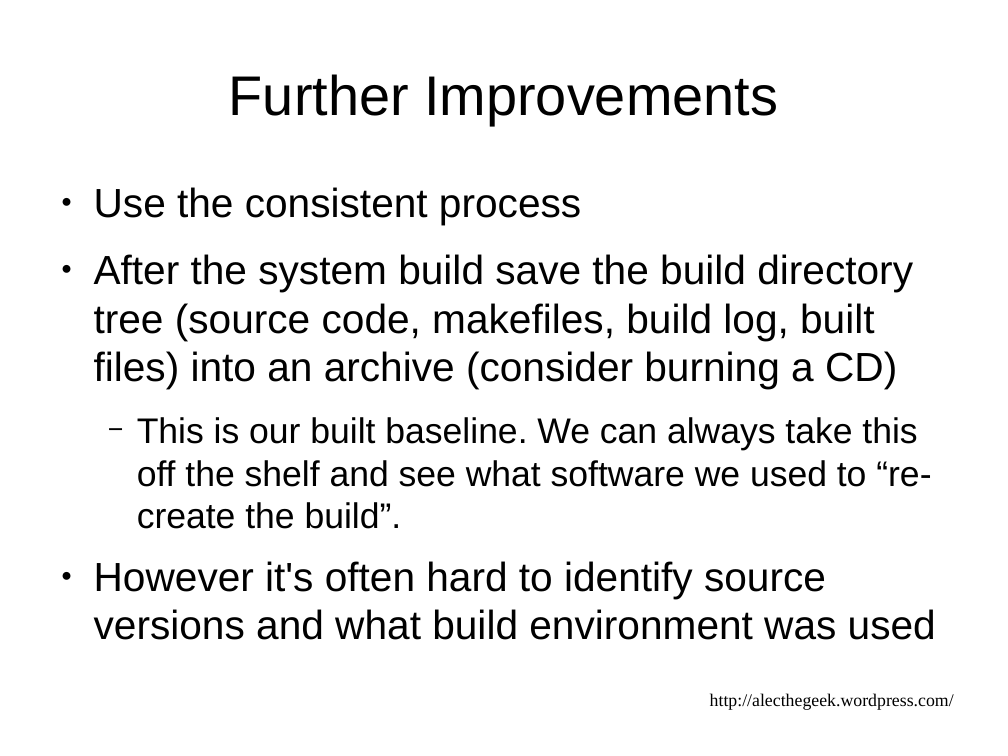
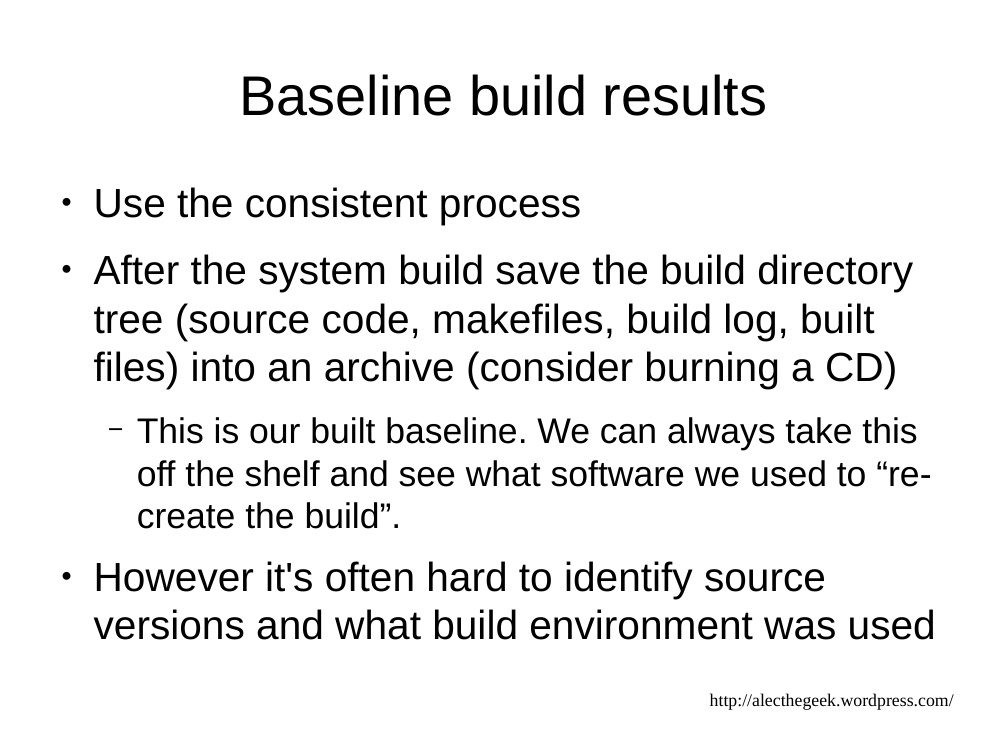
Before and after one commit to alecthegeek/gitbuilding, a slide deck: slide 13 of DevOpsDownUnderPresentation.odp (slide 10 before the commit). Drawn at 1008x756 pixels with LibreOffice and Linux fonts; fonts in the diff are those of the drawing. Boxes give left, top, right and bottom in pixels: in the first picture for what was removed or moved away, otherwise in the second. Text is boxed around its words. In the diff, an @@ line names an element or a change of style, - is before the commit and + after.

```diff
--- a/DevOpsDownUnderPresentation.odp
+++ b/DevOpsDownUnderPresentation.odp
@@ title at [240, 74, 767, 116]: text changed @@
-Further Improvements
+Baseline build results
```
Also in this commit, not shown: 16 other slides changed, 4 slides added.
